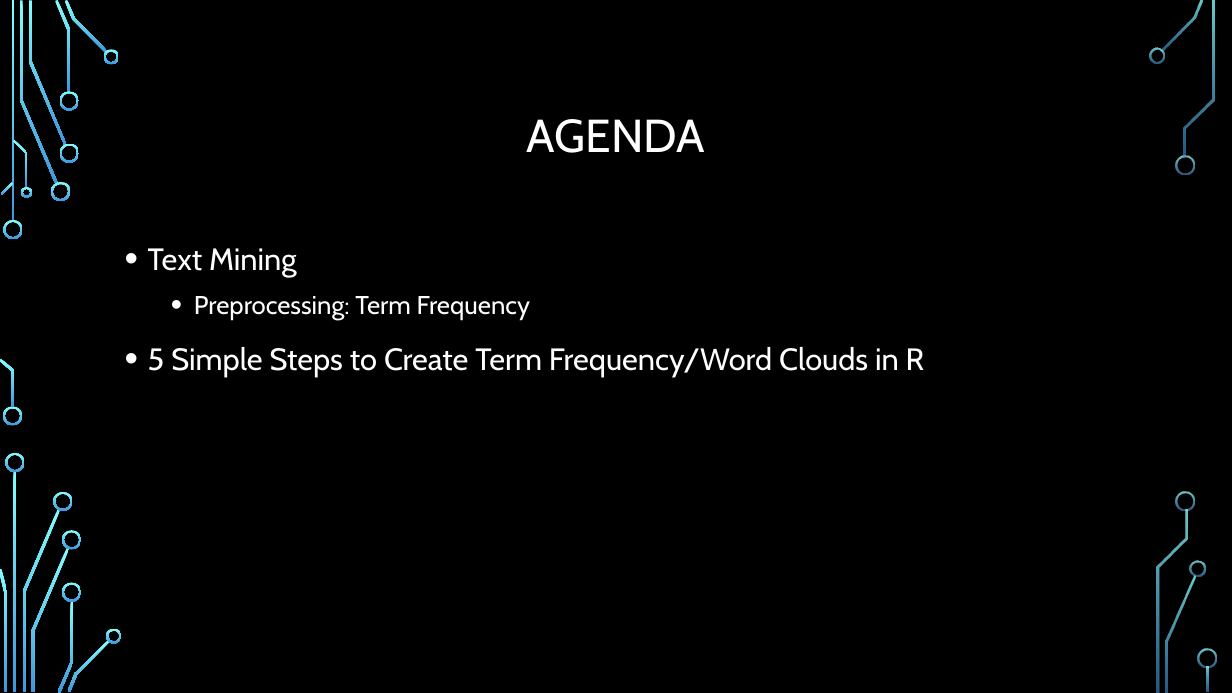
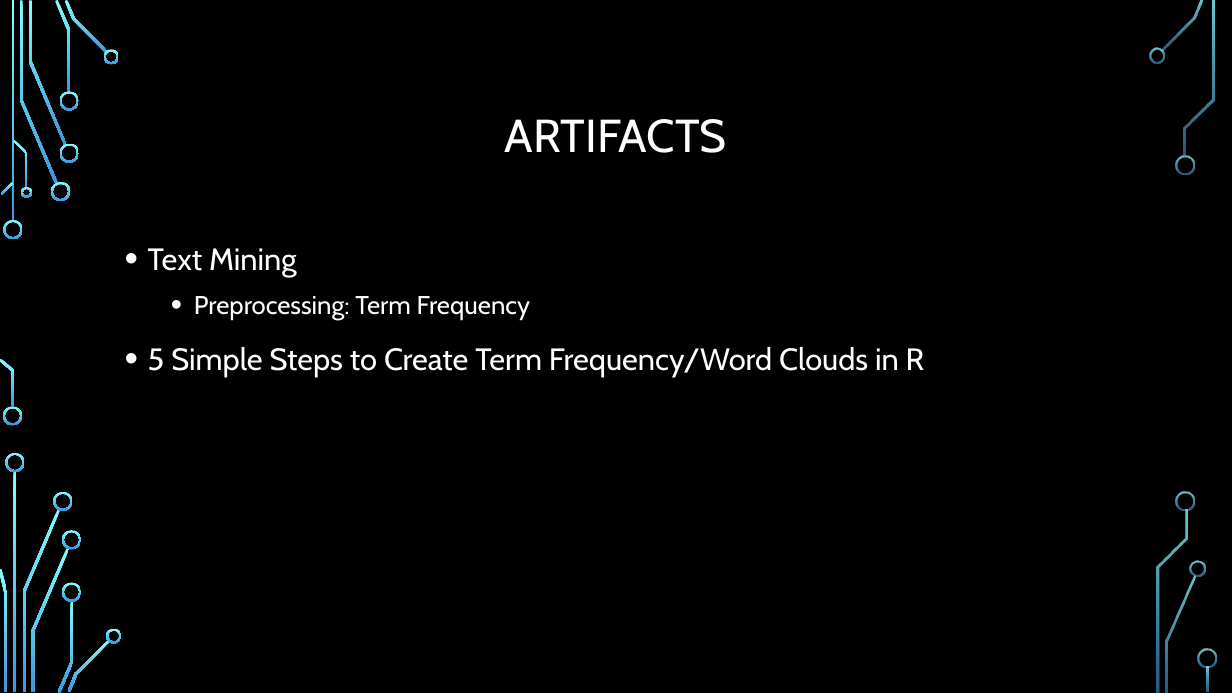
Before and after one commit to AjayArora35/Data-607-Context-Presentation, a slide deck: slide 3 of Text Mining with R.pptx. Drawn at 1232x693 pixels with LibreOffice and Linux fonts; fonts in the diff are those of the drawing; background and template pictures are left out. Boxes give left, top, right and bottom in pixels: in the first picture for what was removed or moved away, otherwise in the second. Text is boxed around its words. In the diff, an @@ line names an element or a change of style, - is before the commit and + after.

```diff
--- a/Text Mining with R.pptx
+++ b/Text Mining with R.pptx
@@ title at (505, 119, 727, 153): text changed @@
-AGENDA
+ARTIFACTS
```
Also in this commit, not shown: 1 other slide changed.
